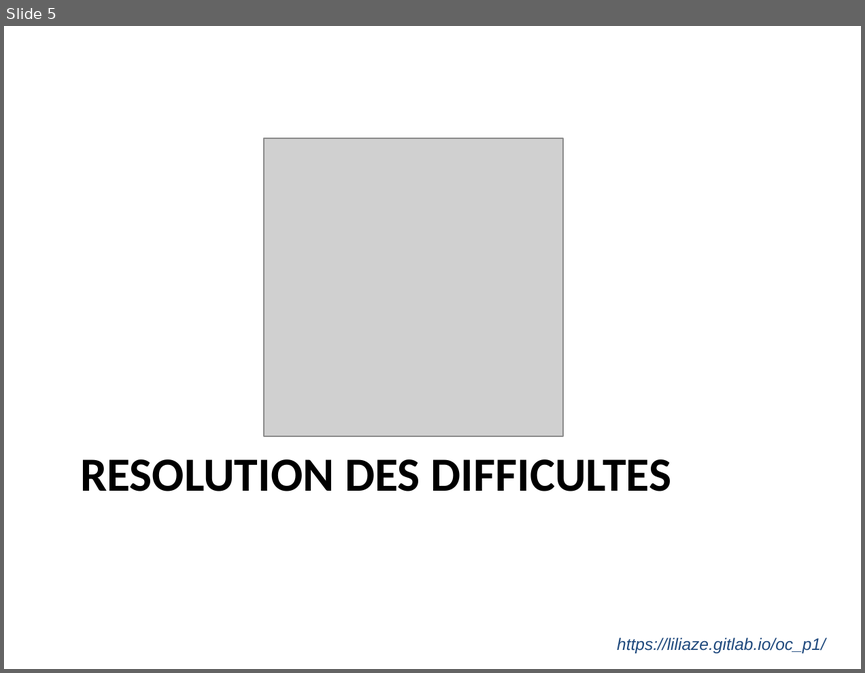
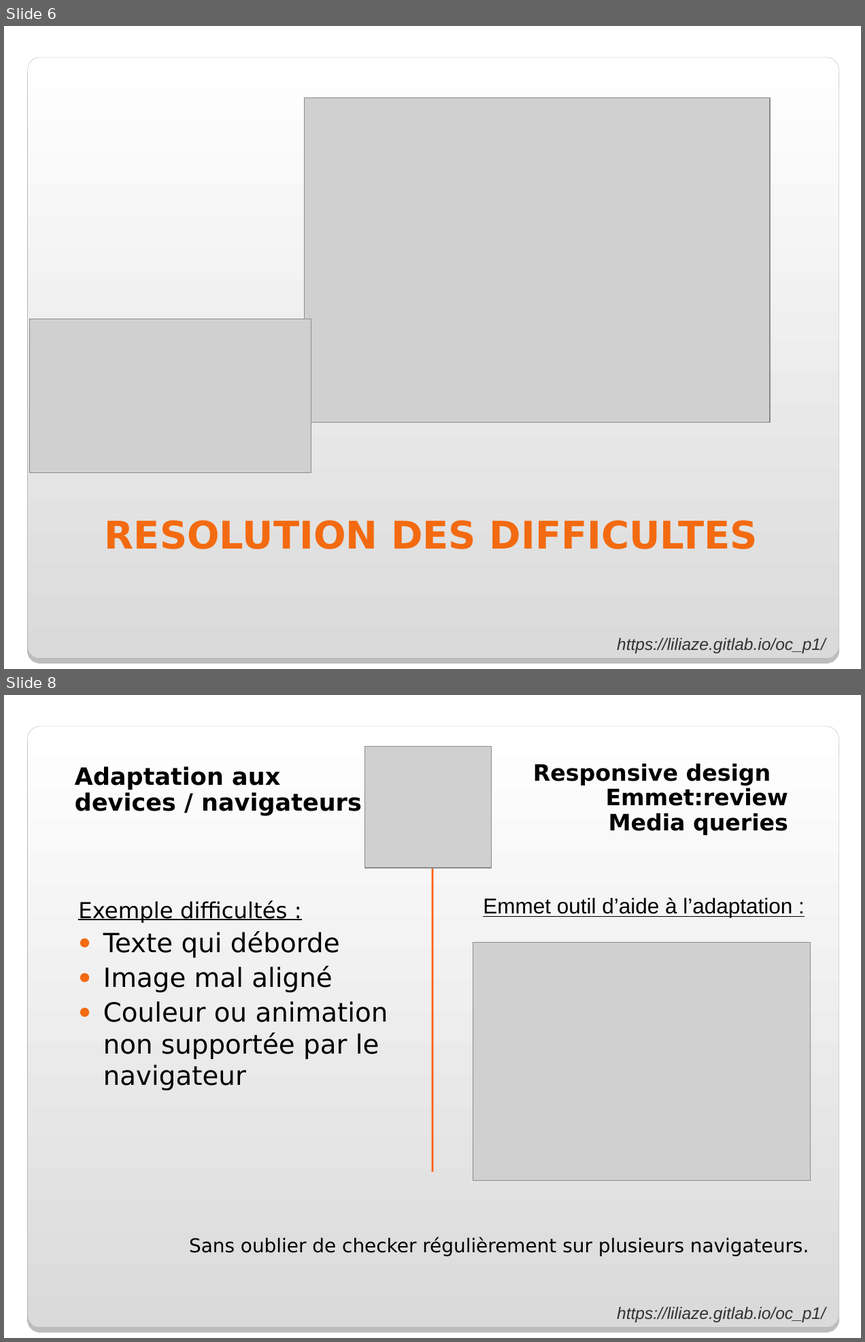
Before and after one commit to Liliaze/Recreer_une_maquette_OC_DWJ_P1, a slide deck: pres_soutenance.ppt. Shown one above the other, each under a label of ours: slide 5 before the commit, slides 6 and 8 after it; the slides between them are not shown. The pictures are 865x673 and 865x1342 pixels, drawn with LibreOffice and Linux fonts; fonts in the diff are those of the drawing; grey boxes stand for pictures; background and template pictures are left out. Boxes give left, top, right and bottom in pixels: in the first picture for what was removed or moved away, otherwise in the second. Text is boxed around its words. In the diff, an @@ line names an element or a change of style, - is before the commit and + after.

```diff
--- a/pres_soutenance.ppt
+++ b/pres_soutenance.ppt
@@ slide 8 added at [4,695,861,1338], background picture (left out); not listed: 2 template elements that a slide beside it also shows @@
@@ picture added at [364,747,492,868] @@
@@ text added at [75,766,362,816], 20 pt, text #000000, bold @@
+Adaptation aux devices / navigateurs
@@ text added at [533,763,788,835], 19 pt, text #000000, bold @@
+Responsive design
+Emmet:review
+Media queries
@@ line added from (432, 854) to (432, 1172), #FF5E00 1.5 pt @@
@@ text added at [483,897,792,917], 18 pt, text #000000, underline @@
+Emmet outil d’aide à l’adaptation :
@@ text added at [78,900,388,1090], 22.2 pt, text #000000 @@
+Exemple difficultés :
+● Texte qui déborde
+● Image mal aligné
+● Couleur ou animation non supportée par le navigateur
@@ picture added at [473,942,810,1180] @@
@@ title added at [189,1237,809,1256], 16 pt, text #000000 @@
+Sans oublier de checker régulièrement sur plusieurs navigateurs.
@@ what was slide 5 is now slide 6 @@
@@ slide 6 changed as well @@
@@ rounded rectangle added at [27,57,838,658], fill gradient #FFFFFF to #DADADA, outline #A4A3A3 0.17 pt @@
@@ picture: place and size @@
-picture at [264,138,563,437]
+picture at [304,98,769,422]
@@ picture added at [30,319,311,472] @@
@@ title "RESOLUTION DES DIFFICULTES": place and size @@
-title "RESOLUTION DES DIFFICULTES" at [80,459,672,491]
+title "RESOLUTION DES DIFFICULTES" at [105,520,758,549]
@@ title "RESOLUTION DES DIFFICULTES" at [105,520,758,549]: size 40 to 32 pt, font Calibri to DejaVu Sans, text colour #000000 to #F36A10; alignment left to centre; vertical alignment top to bottom @@
@@ text "https://liliaze.gitlab.io/oc_p1/" at [617,637,825,653]: text colour #1F497D to #323232 @@
```
Also in this commit, not shown: 4 other slides changed, 9 other slides added, 4 slides removed, 3 other files.
